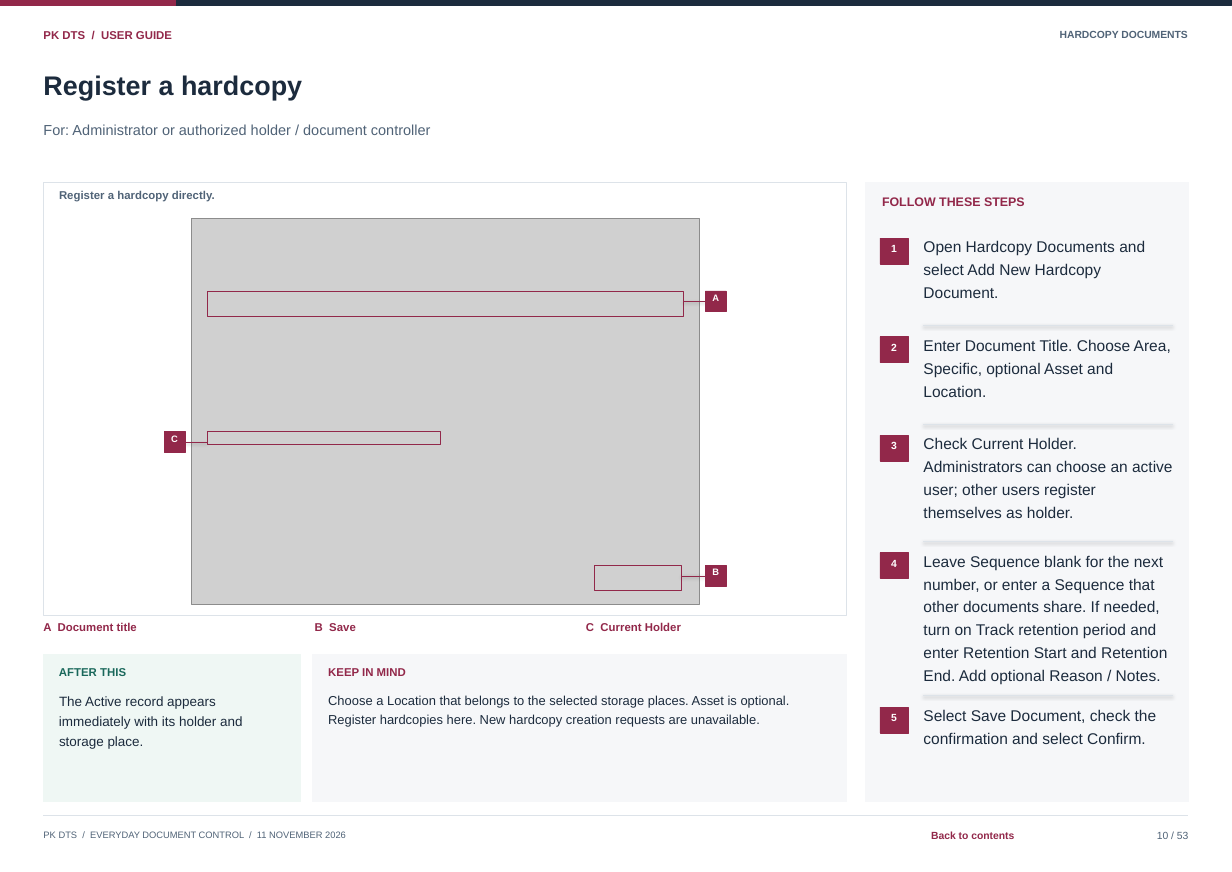
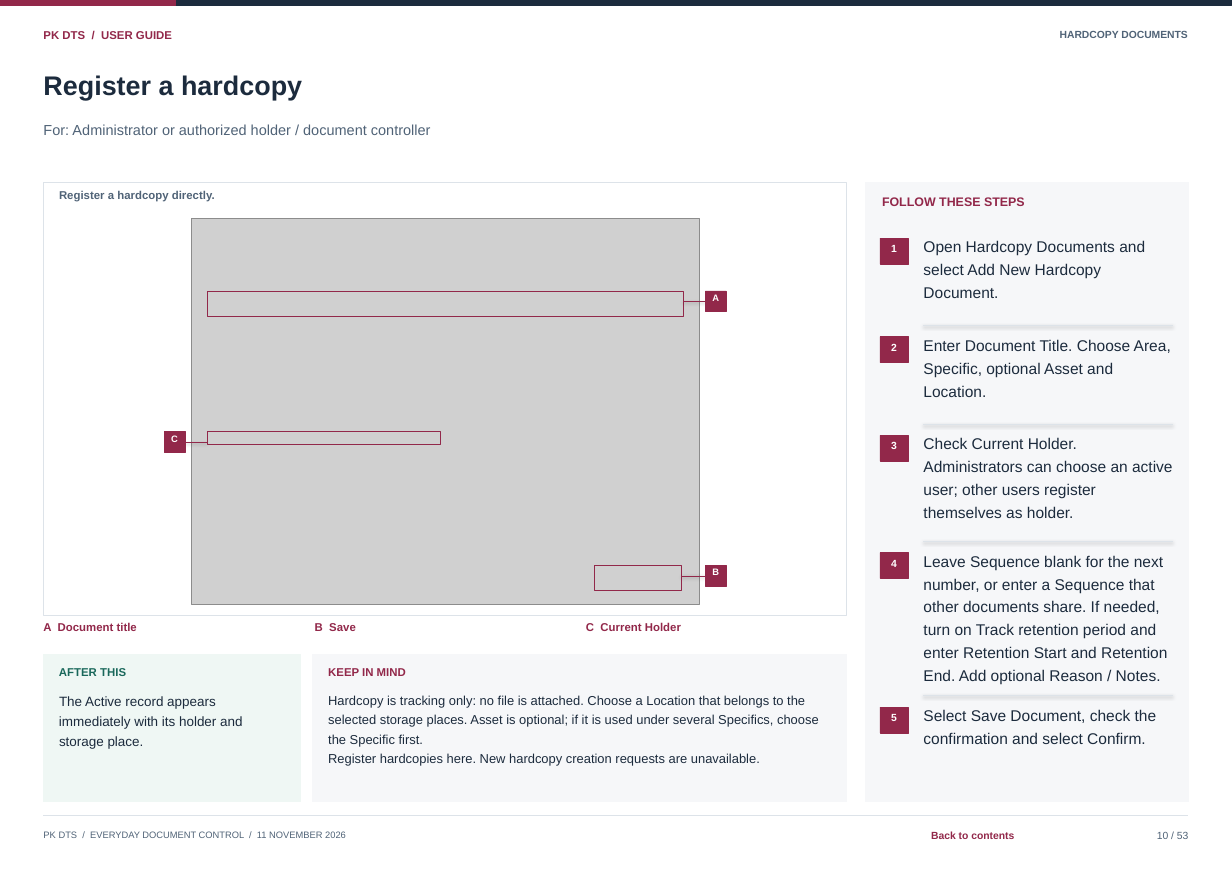
Before and after one commit to curib123/pk_document_tracking_system, a slide deck: slide 10 of docs/system-documentation/PK_DTS_User_Guide.pptx. Drawn at 1232x872 pixels with LibreOffice and Linux fonts; fonts in the diff are those of the drawing; grey boxes stand for pictures. Boxes give left, top, right and bottom in pixels: in the first picture for what was removed or moved away, otherwise in the second. Text is boxed around its words. In the diff, an @@ line names an element or a change of style, - is before the commit and + after.

```diff
--- a/docs/system-documentation/PK_DTS_User_Guide.pptx
+++ b/docs/system-documentation/PK_DTS_User_Guide.pptx
@@ text at (328,695,805,708): text changed @@
-Choose a Location that belongs to the selected storage places. Asset is optional.
+Hardcopy is tracking only: no file is attached. Choose a Location that belongs to the
@@ text added at (328,714,819,727), 12.5 pt, text #1C2B3D @@
+selected storage places. Asset is optional; if it is used under several Specifics, choose
@@ text added at (328,734,423,746), 12.5 pt, text #1C2B3D @@
+the Specific first.
@@ text "Register hardcopies here. New hardcopy ...": place and size @@
-text "Register hardcopies here. New hardcopy ..." at (328,714,760,727)
+text "Register hardcopies here. New hardcopy ..." at (328,753,760,765)
```
Also in this commit, not shown: 9 other slides changed, 14 other files.
